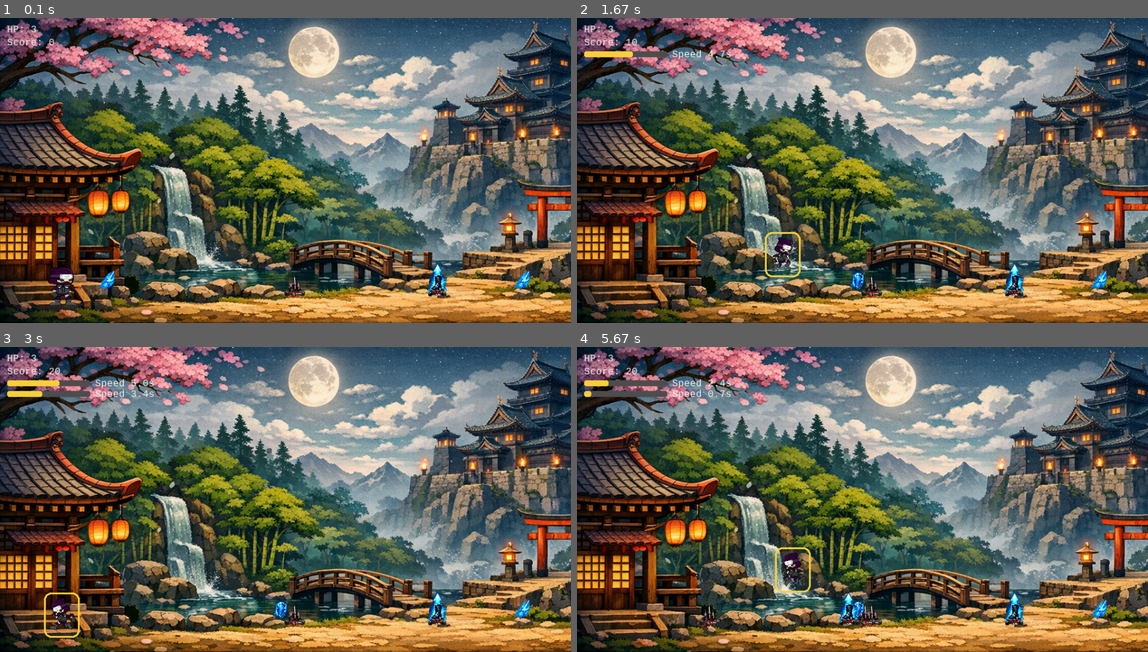
Above: before the commit, frames 1-4 (two rows, left to right).
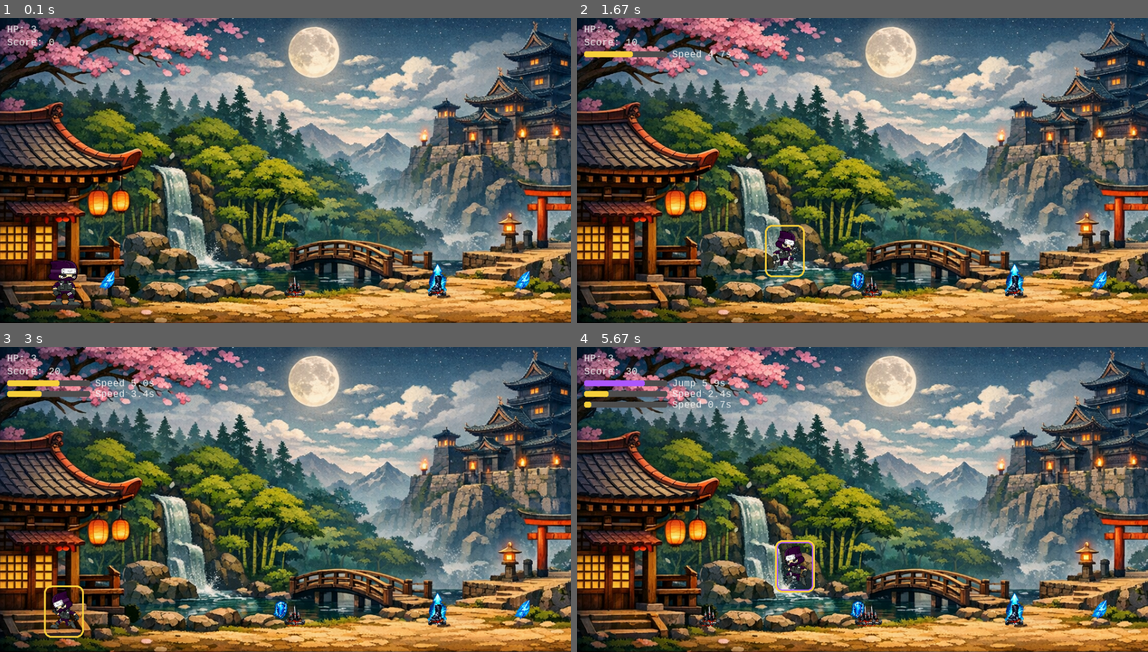
Above: after the commit, the same moments.

Repository: Sebast1023/Modelos_pygame
Game: pygame game, started from Decorator.py
Same seed, same stepped clock (60 frames per second), same inputs: the game is played once before the commit and once after it.
Inputs:
- Up to frame 1 (0.1 s): no input
- Up to frame 2 (1.67 s): hold Right 0.33-0.8 s; hold Up 0.83-1.13 s; hold W 0.83-1.13 s; tap Space at 0.9, 1.23, 1.53 s; hold Right 1.17-1.63 s; hold D 1.17-1.63 s
- Up to frame 3 (3 s): hold Left 1.67-2.2 s; hold A 1.67-2.2 s; tap Space at 1.73, 2.03, 2.3, 2.6, 2.73 s; hold Left 2.23-2.63 s; hold A 2.23-2.63 s; hold Up from 2.67 s (still down); hold W from 2.67 s (still down)
- Up to frame 4 (5.67 s): release Up at 3.03 s; release W at 3.03 s; hold Right 3.07-3.7 s; hold D 3.07-3.7 s; tap Space at 3.13, 3.43, 3.8, 4.1, 4.3, 4.6, 4.8, 5.13, 5.43, 5.63 s; hold Left 3.73-4.2 s; hold A 3.73-4.2 s; hold Right 4.23-4.7 s; hold D 4.23-4.7 s; hold Up 4.73-5.03 s; hold W 4.73-5.03 s; hold Right 5.07-5.53 s; hold D 5.07-5.53 s; hold Left from 5.57 s (still down); hold A from 5.57 s (still down)

The runs differ from the first frame. In frame 1, 0.5% of the frame differs, in the area x 8-15%, y 79-95%; in frame 2, 0.5%; in frame 3, 0.6%; in frame 4, 1.7%, in the area x 1-50%, y 7-92%.

Commit message:
tamaño personaje

Diff:
--- a/Decorator.py
+++ b/Decorator.py
@@ -49,8 +49,8 @@
 # ======== Concrete Character ========
 class SimpleCharacter(ICharacter):
     def __init__(self, x, y):
-        self.w = 48
-        self.h = 64
+        self.w = 55
+        self.h = 76
         self.x = x
         self.y = y
         self.vx = 0
